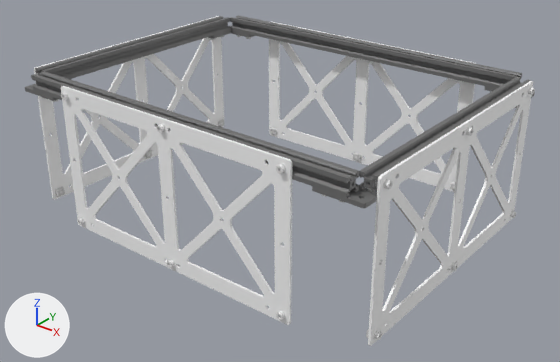
Renders of the COLLADA model meshes/devs/dev04l.dae from each side of a commit.
Before and after are seen from a 50 mm camera at (0.586, -0.727, 0.645) aimed at (0.015, -0.015, 0.203). Every picture has the same lights, and +X, +Y and +Z are marked at lower left. The first picture is the older version. Where no turn or scale is listed for an object, it has been applied to the vertices. Vertices at exactly the same position are counted once.

Names of what the first picture shows: 'DEV04L'.
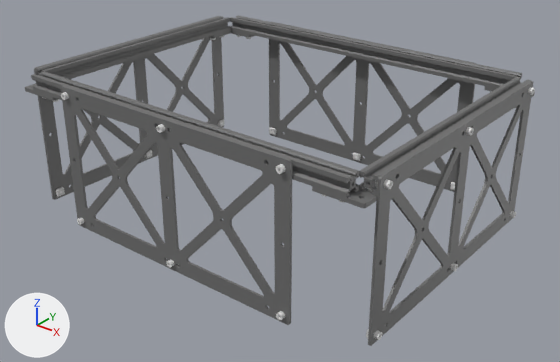
Commit message: fix dev colors

What the commit changed:
me_dev04l_001 has 11002 vertices, 22356 faces and spans x -0.266..0.266, y -0.203..0.203, z 0.152..0.342.
me_dev04l_001 is used by ob_dev04l; location (0.0, 0.0, 0.0).
me_dev04l_001 part 1: all 5200 faces that had it switch from mat_aluminum___satin_003 (white #fbfbfb) to mat_aluminum___anodized_rough__black__003 (dark grey #6e6e6e).

Location of each change, (x1, y1, x2, y2) in pixels of the pictures (560 x 362 px):
part 1 of me_dev04l_001, recoloured (white to dark grey): (34, 16, 533, 346) in both
